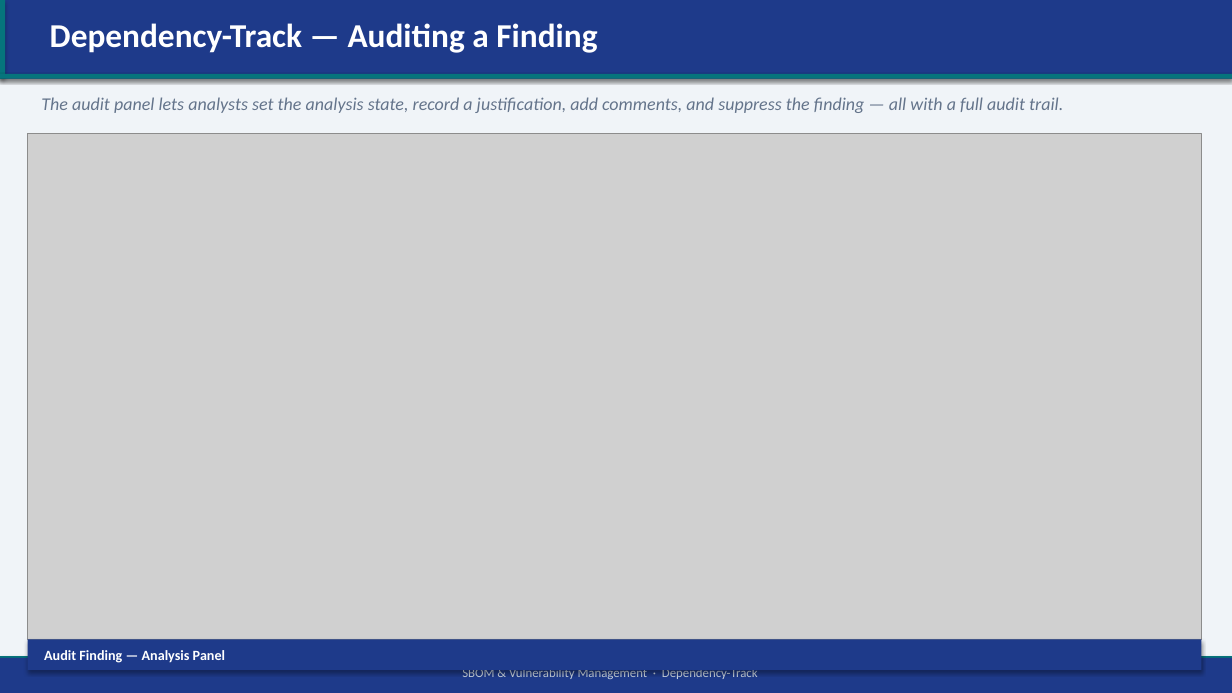
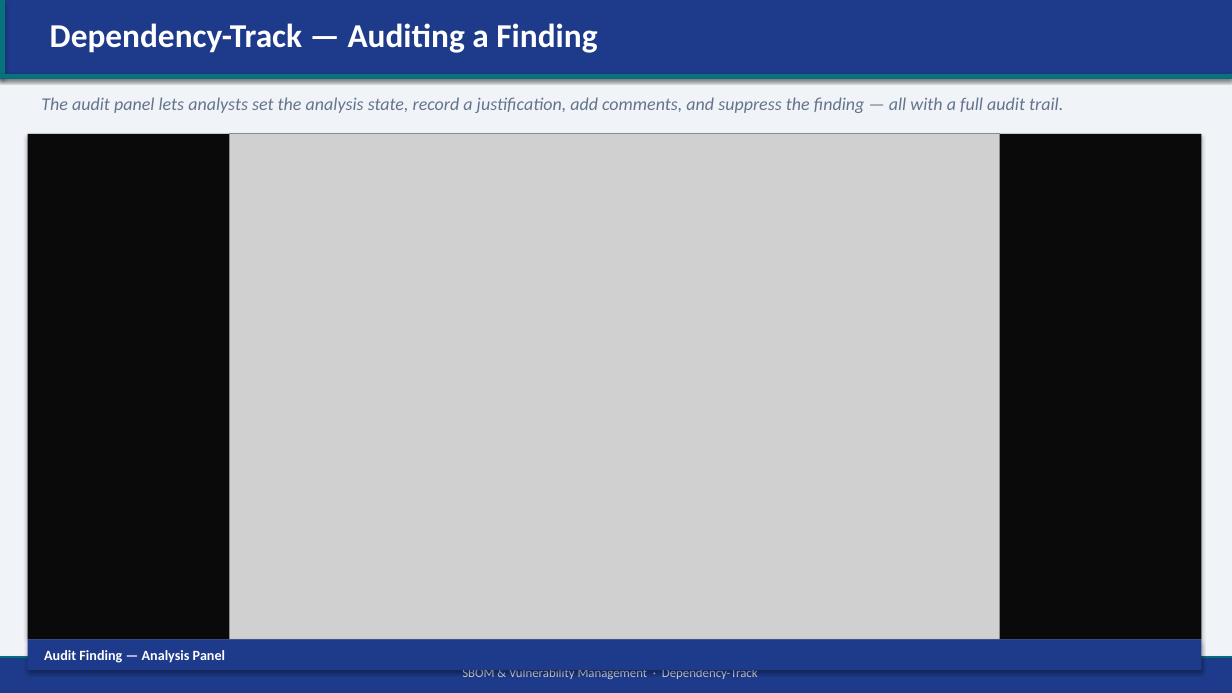
Before and after one commit to duncanlester/sbom-uploader, a slide deck: slide 10 of output/SBOM_DependencyTrack_Presentation.pptx. Drawn at 1232x693 pixels with LibreOffice and Linux fonts; fonts in the diff are those of the drawing; grey boxes stand for pictures. Boxes give left, top, right and bottom in pixels: in the first picture for what was removed or moved away, otherwise in the second. Text is boxed around its words. In the diff, an @@ line names an element or a change of style, - is before the commit and + after.

```diff
--- a/output/SBOM_DependencyTrack_Presentation.pptx
+++ b/output/SBOM_DependencyTrack_Presentation.pptx
@@ rectangle added at (x1=28, y1=134, x2=1202, y2=640), fill #0A0A0A @@
@@ picture resized from (x1=28, y1=134, x2=1202, y2=640) to (x1=230, y1=134, x2=999, y2=640) @@
```
Also in this commit, not shown: 1 other slide changed, 2 other files.
